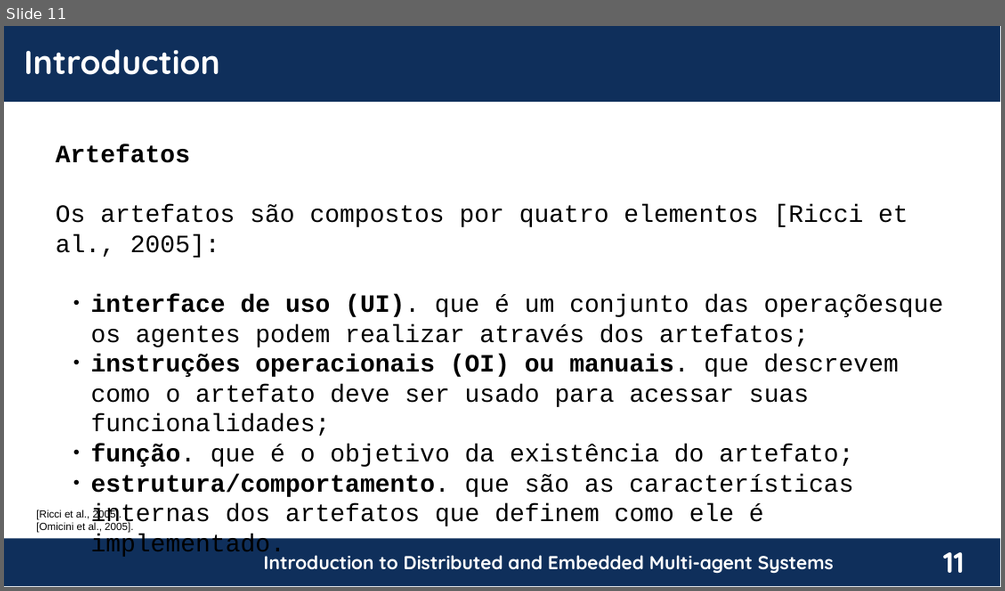
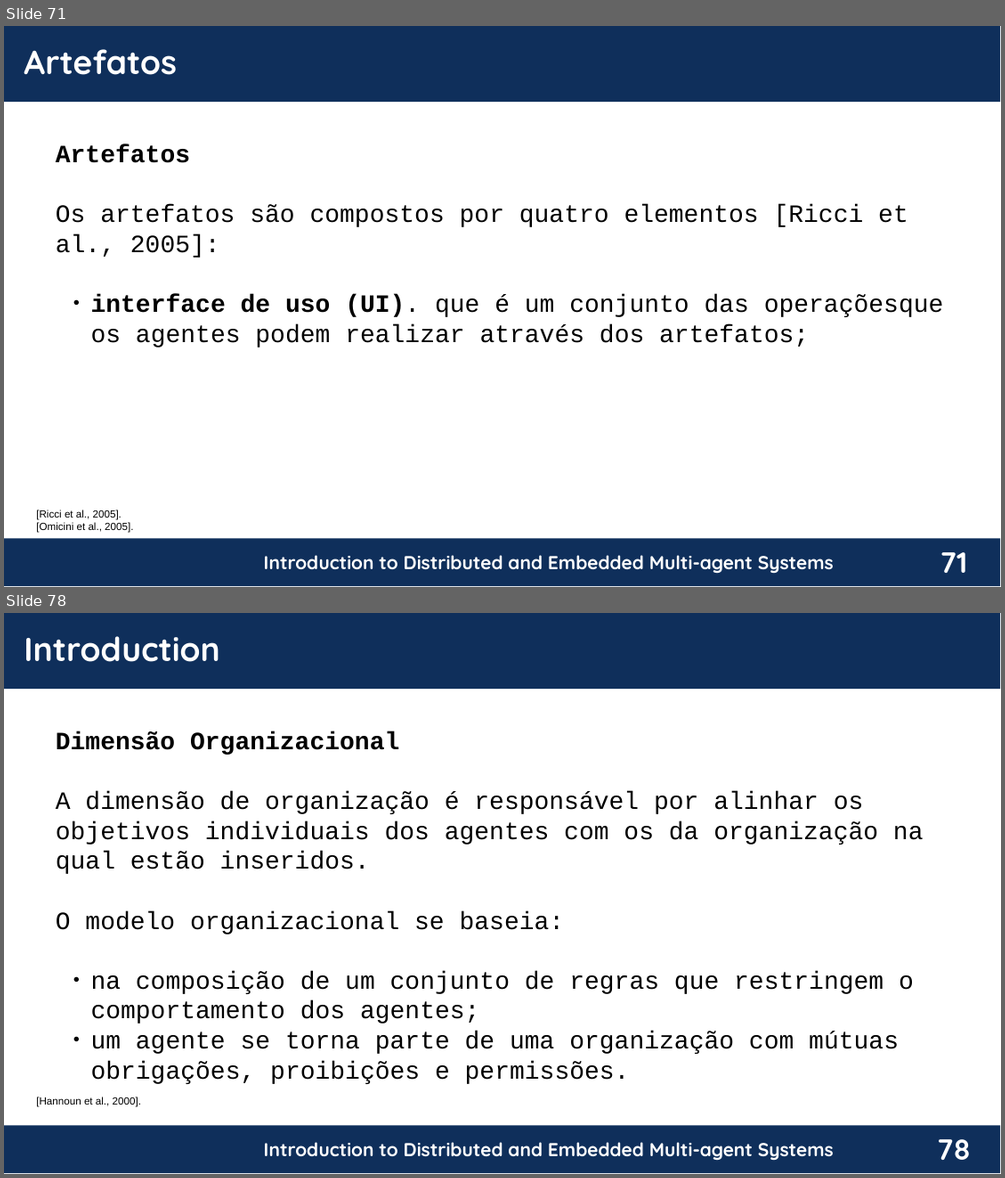
Before and after one commit to chon-group/distributedAndEmbeddedAI, a slide deck: course/02-TheAgentOrientedApproach/TheAgentOrientedApproach_20240217.pptx. Shown one above the other, each under a label of ours: slide 11 before the commit, slides 71 and 78 after it; the slides between them are not shown. The pictures are 1005x591 and 1005x1178 pixels, drawn with LibreOffice and Linux fonts; fonts in the diff are those of the drawing; background and template pictures are left out. Boxes give left, top, right and bottom in pixels: in the first picture for what was removed or moved away, otherwise in the second. Text is boxed around its words. In the diff, an @@ line names an element or a change of style, - is before the commit and + after.

```diff
--- a/course/02-TheAgentOrientedApproach/TheAgentOrientedApproach_20240217.pptx
+++ b/course/02-TheAgentOrientedApproach/TheAgentOrientedApproach_20240217.pptx
@@ slide 78 added at <box>4,613,1001,1174</box>, background #FFFFFF; not listed: 4 template elements that a slide beside it also shows @@
@@ text added at <box>24,636,219,662</box>, 32 pt, text #FFFFFF, bold @@
+Introduction
@@ text added at <box>56,731,923,1084</box>, 24 pt, text #000000 @@
+Dimensão Organizacional
+A dimensão de organização é responsável por alinhar os objetivos individuais dos agentes com os da organização na qual estão inseridos.
+O modelo organizacional se baseia:
+  ● na composição de um conjunto de regras que restringem o comportamento dos agentes;
+  ● um agente se torna parte de uma organização com mútuas obrigações, proibições e permissões.
@@ text added at <box>36,1096,141,1107</box>, 10 pt, text #000000 @@
+[Hannoun et al., 2000].
@@ what was slide 11 is now slide 71 @@
@@ slide 71 changed as well @@
@@ text at <box>24,49,177,75</box>: text changed @@
-Introduction
+Artefatos
@@ text at <box>91,354,898,558</box>: paragraphs removed @@
-  ● instruções operacionais (OI) ou manuais. que descrevem como o artefato deve ser usado para acessar suas funcionalidades;
-  ● função. que é o objetivo da existência do artefato;
-  ● estrutura/comportamento. que são as características internas dos artefatos que definem como ele é implementado.
@@ page number at <box>940,552,967,572</box>: text changed @@
-11
+71
```
Also in this commit, not shown: 6 other slides changed, 78 other slides added, 7 slides removed.
